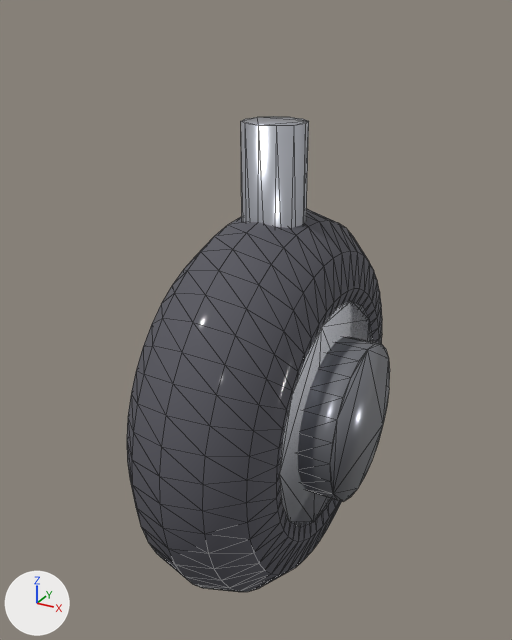
An edit to the glTF model models/wheel_heavy.glb, drawn before and after from the same camera.
The view is the same before and after, from a camera (50 mm lens) standing at (0.787, -1.522, 0.809) and looking at (-0.049, -0.002, 0.049). Every picture has the same lights, and +X, +Y and +Z are marked at lower left. The picture after the commit comes second. Mesh edges are drawn as thin lines. Vertices at exactly the same position are counted once.

Objects in the first picture: 'wheel_heavy'.
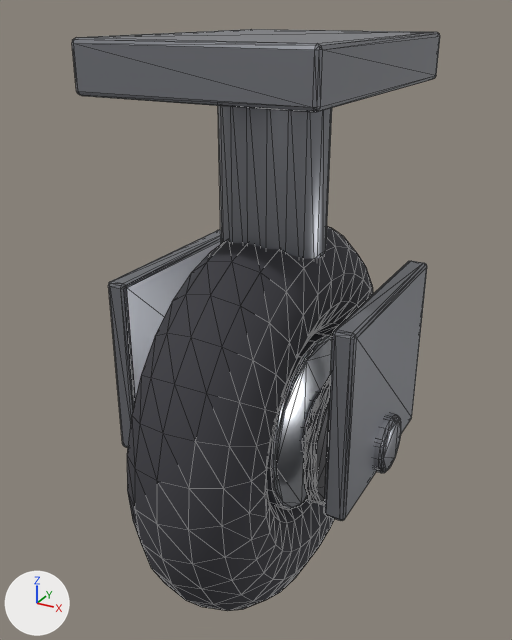
Location of each change, [x1, y1, x2, y2] in pixels of the pictures (512 x 640 px):
'wheel_heavy', recoloured, surface changed, reshaped (40% wider, 22% taller)
    before: [127, 117, 390, 592]
    after: [72, 29, 440, 611]
part 1 of me_torus_017, added
    after: [127, 226, 373, 611]
part 2 of me_torus_017, rebuilt
    before: [298, 337, 390, 502]
    after: [303, 374, 331, 505]
part 3 of me_torus_017, rebuilt (29% narrower, 21% shorter)
    before: [279, 301, 373, 528]
    after: [266, 332, 332, 510]
part 4 of me_torus_017, rebuilt (not visible before)
    after: [300, 389, 322, 457]
part 5 of me_torus_017, rebuilt (not visible afterwards)
    before: [241, 117, 309, 228]
part 6 of me_torus_017, added
    after: [373, 413, 401, 473]
part 7 of me_torus_017, added
    after: [218, 106, 332, 259]
part 8 of me_torus_017, added
    after: [72, 29, 440, 112]
part 9 of me_torus_017, added
    after: [324, 261, 427, 521]
part 10 of me_torus_017, added
    after: [108, 230, 221, 448]
part 11 of me_torus_017, deleted
    before: [127, 209, 382, 592]

The edits, one by one:
In material 'rubber' (mat_rubber), coat_weight is no longer 0.15.
In material 'rubber' (mat_rubber), coat_roughness is no longer 0.1.
Material 'rubber' (mat_rubber) changes colour from dark grey #55555d to dark grey #3f3f45; in linear values from (0.09, 0.09, 0.11) to (0.05, 0.05, 0.06).
In material 'rubber' (mat_rubber), roughness goes from 0.85 to 0.92.
In material 'rim' (mat_rim), coat_weight is no longer 0.35.
In material 'rim' (mat_rim), coat_roughness is no longer 0.1.
Material 'rim' (mat_rim) changes colour from white #dfe2ea to light grey #bcbfc5; in linear values from (0.74, 0.76, 0.82) to (0.5, 0.52, 0.56).
In material 'rim' (mat_rim), metallic goes from 0.95 to 0.9.
In material 'rim' (mat_rim), roughness goes from 0.2 to 0.25.
Material 'strut' (mat_strut) changes colour from light grey #c8cbd4 to grey #909399; in linear values from (0.58, 0.6, 0.66) to (0.28, 0.29, 0.32).
In material 'strut' (mat_strut), roughness goes from 0.28 to 0.35.
Material 'piston' (mat_piston) is new.
Its base color is (0.78, 0.8, 0.84) (white #e5e7ec).
Its metallic is 0.97.
Its roughness is 0.12.
Material 'dark' (mat_dark) is new.
Its base color is (0.12, 0.12, 0.13) (dark grey #616165).
Its metallic is 0.6.
me_torus_017 is used by ob_wheel_heavy; location (0.0, 0.0, 0.0).
me_torus_017 had 716 vertices, 1416 faces and spanned x -0.234..0.265, y -0.525..0.525, z -0.7..0.567.
me_torus_017 now has 1376 vertices, 2708 faces and spans x -0.35..0.35, y -0.541..0.541, z -0.758..0.756.
me_torus_017 part 1: a new loose piece, a torus around x (ring radius 0.377, tube radius 0.164) spanning x -0.16..0.16, y -0.541..0.541, z -0.758..0.324, in mat_rubber (dark grey #3f3f45).
me_torus_017 part 2: the loose piece of 48 vertices spanning x 0.172..0.265, y -0.21..0.21, z -0.385..0.035 is rebuilt with 108 vertices and now spans x 0.188..0.217, y -0.203..0.203, z -0.417..-0.017, in mat_dark (dark grey #616165).
me_torus_017 part 3: the loose piece of 40 vertices spanning x -0.179..0.179, y -0.305..0.305, z -0.479..0.13 is rebuilt with 120 vertices and now spans x -0.133..0.133, y -0.242..0.242, z -0.458..0.025.
me_torus_017 part 4: the loose piece of 28 vertices spanning x -0.234..0.234, y -0.094..0.094, z -0.267..-0.083 is rebuilt with 96 vertices and now spans x -0.15..0.15, y -0.097..0.097, z -0.314..-0.12.
me_torus_017 part 5: the loose piece of 24 vertices spanning x -0.08..0.08, y -0.08..0.08, z -0.133..0.567 is rebuilt with 96 vertices and now spans x -0.09..0.09, y -0.09..0.09, z -0.12..0.194, in mat_piston (white #e5e7ec).
me_torus_017 part 6: a new loose piece of 120 vertices spanning x -0.35..0.35, y -0.078..0.078, z -0.293..-0.141, in mat_hub (grey #a0a2aa).
me_torus_017 part 7: a new loose piece of 108 vertices spanning x -0.131..0.131, y -0.133..0.133, z 0.121..0.7, in mat_strut (grey #909399).
me_torus_017 part 8: a new loose piece of 56 vertices spanning x -0.273..0.273, y -0.368..0.368, z 0.644..0.756, in mat_strut (grey #909399).
me_torus_017 part 9: a new loose piece of 56 vertices spanning x 0.272..0.327, y -0.262..0.262, z -0.289..0.194, in mat_strut (grey #909399).
me_torus_017 part 10: a new loose piece of 56 vertices spanning x -0.327..-0.272, y -0.262..0.262, z -0.289..0.194, in mat_strut (grey #909399).
me_torus_017 part 11: 576 vertices removed from x -0.187..0.187, y -0.525..0.525, z -0.7..0.35.
Other edits to the shape of me_torus_017 do not show in these pictures.
me_torus_017 gains material mat_piston (white #e5e7ec).
me_torus_017 gains material mat_dark (dark grey #616165).
